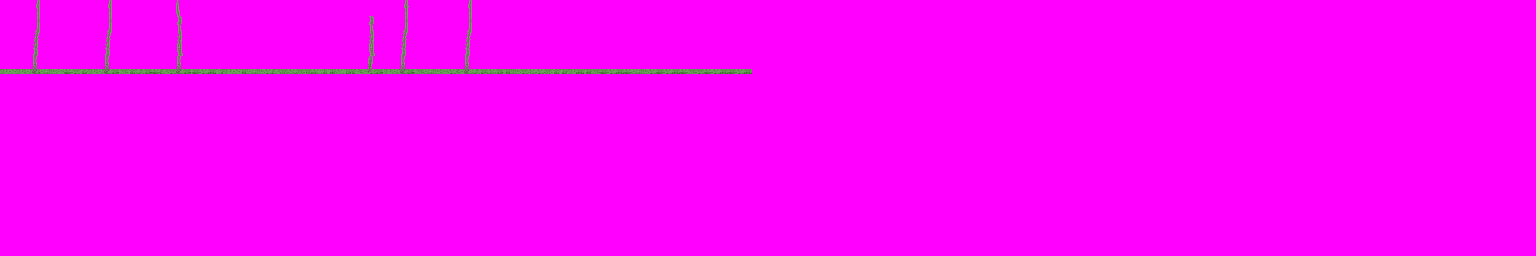
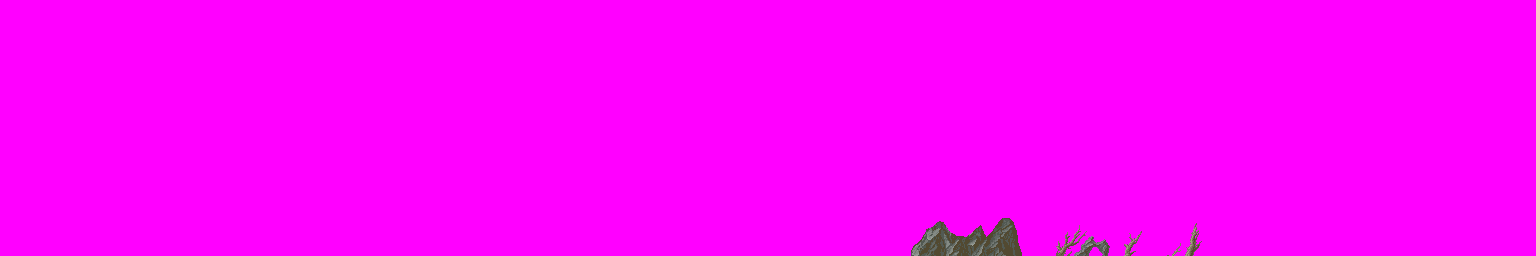
Revision of a layered 1536 x 256 image; what changed, layer by layer:
added layer "Layer 3" above "Layer 2" over [911, 218, 1022, 256]
added layer "Layer 2" above "Layer 1" over [1056, 225, 1110, 256]
added layer "Layer 1" above "bush_0" over [1124, 223, 1202, 256]
hid "forrest_5" over [0, 0, 752, 74]
